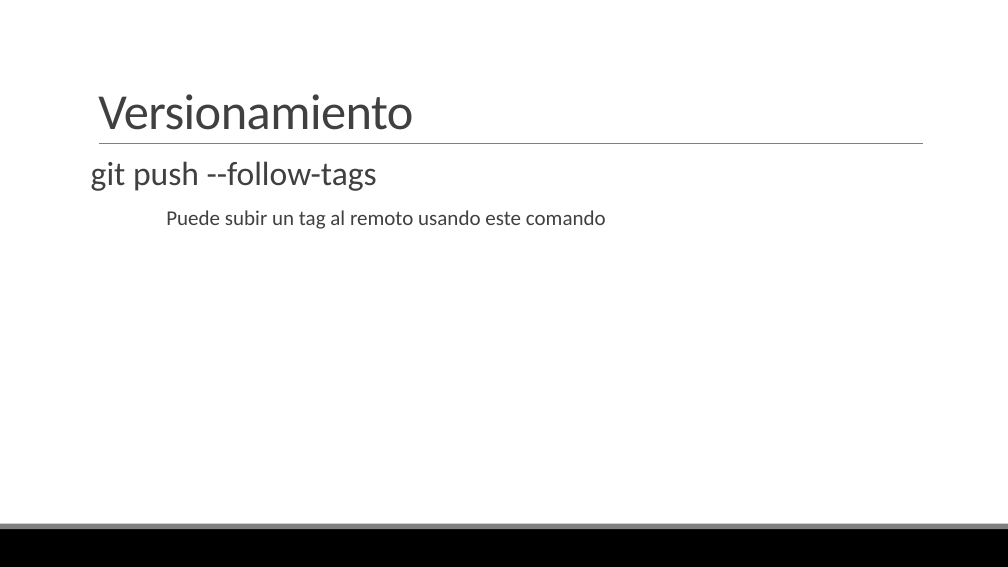
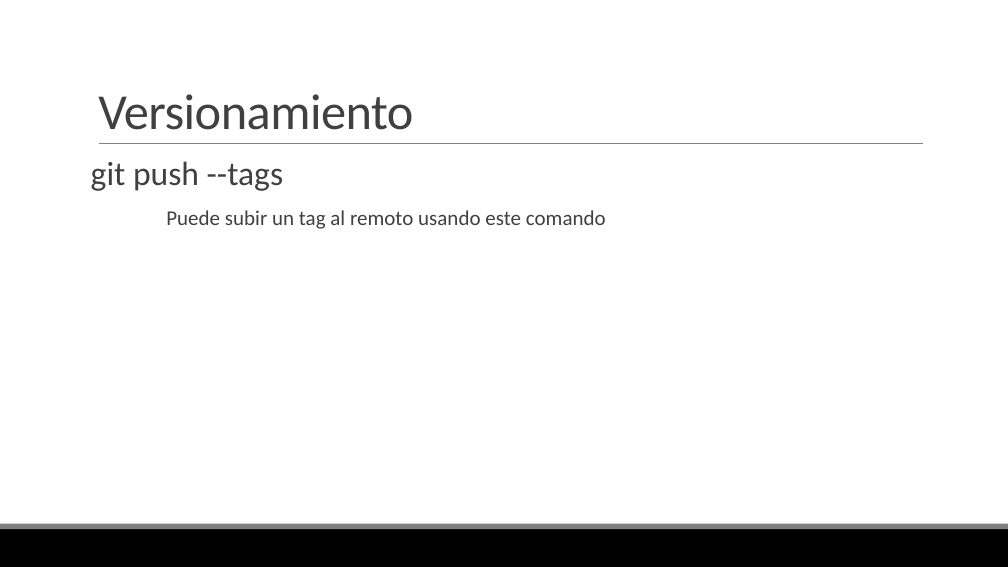
Before and after one commit to Domiciano/PasaporteGITIcesi, a slide deck: slide 12 of Sesión 3 - Estrategias de branching/C1. Gitflow workflow.pptx. Drawn at 1008x567 pixels with LibreOffice and Linux fonts; fonts in the diff are those of the drawing. Boxes give left, top, right and bottom in pixels: in the first picture for what was removed or moved away, otherwise in the second. Text is boxed around its words. In the diff, an @@ line names an element or a change of style, - is before the commit and + after.

```diff
--- a/Sesión 3 - Estrategias de branching/C1. Gitflow workflow.pptx
+++ b/Sesión 3 - Estrategias de branching/C1. Gitflow workflow.pptx
@@ text at (91,161,283,191): text changed @@
-git push --follow-tags
+git push --tags
```
Also in this commit, not shown: 2 other files.
